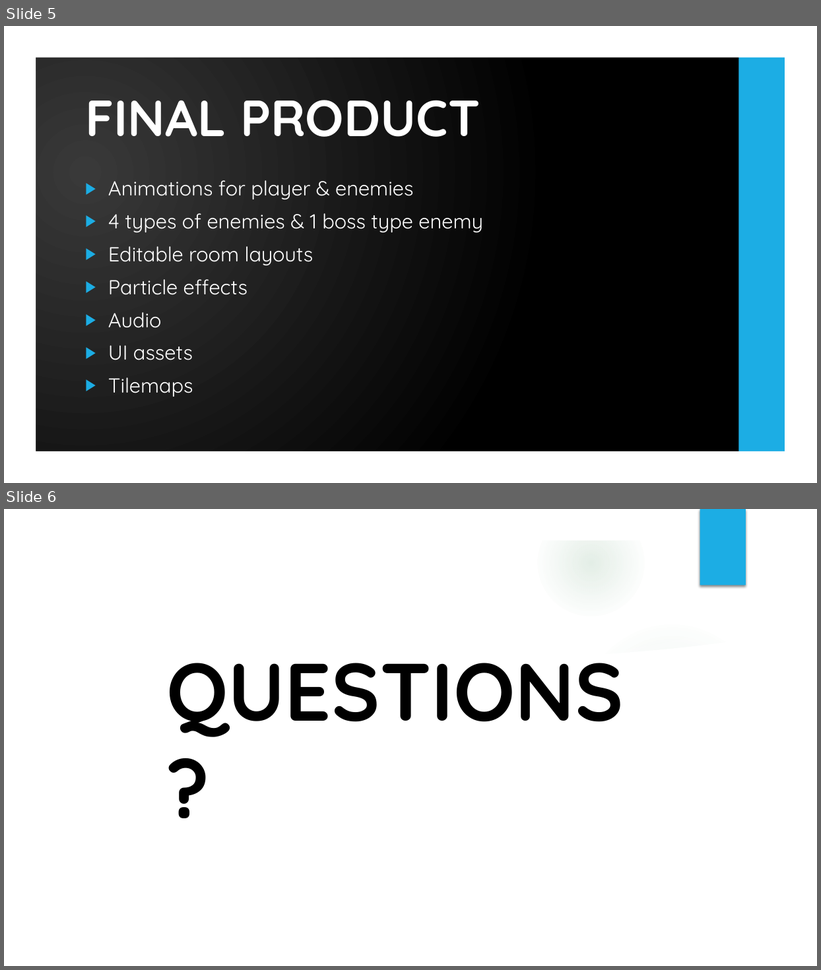
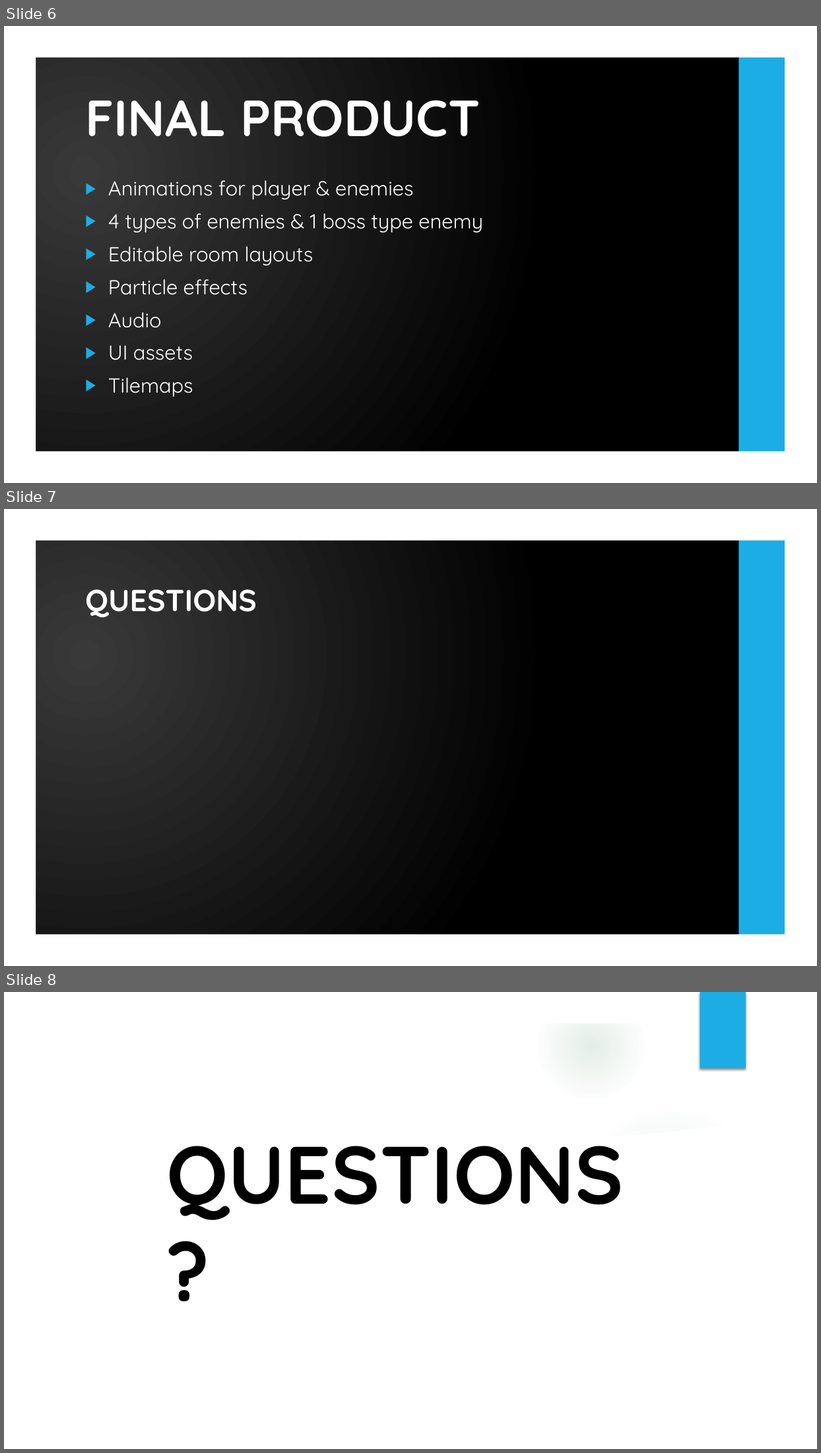
Before and after one commit to UoSGroupProjects1819/mgp-team-7, a slide deck: Demo Presentation/Demo Presentation.pptx. Shown one above the other, each under a label of ours: slides 5 and 6 before the commit, slides 6, 7 and 8 after it. The pictures are 821x970 and 821x1453 pixels, drawn with LibreOffice and Linux fonts; fonts in the diff are those of the drawing; background and template pictures are left out. Boxes give left, top, right and bottom in pixels: in the first picture for what was removed or moved away, otherwise in the second. Text is boxed around its words. In the diff, an @@ line names an element or a change of style, - is before the commit and + after.

```diff
--- a/Demo Presentation/Demo Presentation.pptx
+++ b/Demo Presentation/Demo Presentation.pptx
@@ slide 7 added at (x1=4, y1=509, x2=817, y2=966), background picture (left out); not listed: 9 template elements that a slide beside it also shows @@
@@ rectangle added at (x1=4, y1=509, x2=817, y2=966), fill gradient #3A3A3A to #000000 @@
@@ freeform shape added at (x1=4, y1=509, x2=817, y2=966), fill #FFFFFF @@
@@ rectangle added at (x1=739, y1=540, x2=785, y2=935), fill #1CADE4 @@
@@ title added at (x1=85, y1=590, x2=257, y2=618), 36 pt, text #FFFFFF, bold @@
+QUESTIONS
@@ what was slide 5 is now slide 6 @@
@@ what was slide 6 is now slide 8 @@
```
Also in this commit, not shown: 1 other slide added.
